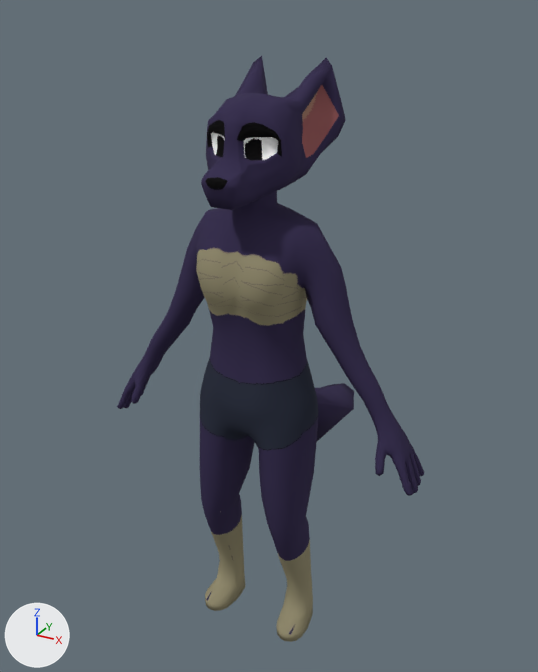
A saved change to the Blender file base/work/playermodel/playermodel v2 new.blend.
Before and after are seen from a 50 mm camera at (1.8, -3.16, 3.46) aimed at (-0.13, 0.34, 1.71). Arrows for +X, +Y and +Z are at lower left; the lights stay in place.

The scene before the commit, as lines of its bpy script (objects in view):
```python
me_cube_003 = bpy.data.meshes.new('Cube.003')
me_cube_003.from_pydata(...)  # 1662 vertices, 1633 faces; spans x 0.0..0.94, y -0.39..1.21, z 0.01..3.24
me_cube_003.polygons.foreach_set('use_smooth', [True] * 1633)
me_cube_003.materials.append(mat_body)  # picture img_body_tex_png
ob_body = bpy.data.objects.new('body', me_cube_003)
ob_body.location = (0.0, 0.0, 0.0)
_m = ob_body.modifiers.new('Mirror', 'MIRROR')
_m.use_clip = True
```
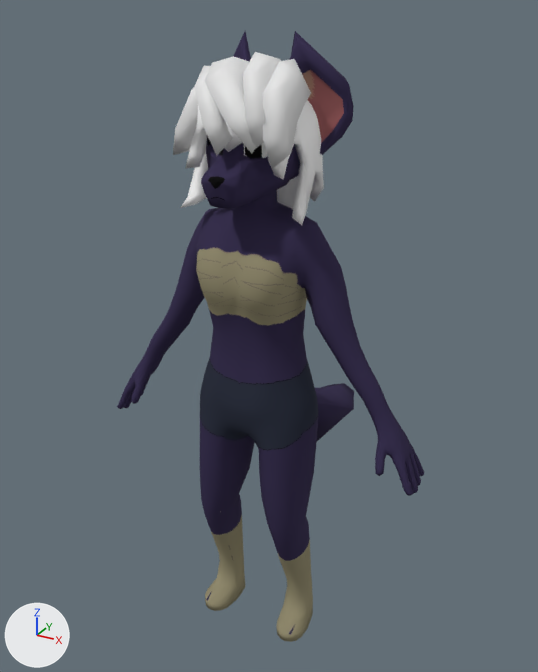
Changed parts and their boxes (x1, y1, x2, y2) in the pictures (538 x 672 px; the box of a moved part takes in the faces that stretch with it):
'body', reshaped: before (117, 56, 424, 642); after (117, 31, 424, 642)
'Plane.004', added: after (263, 59, 311, 169)
'Plane', added: after (205, 56, 256, 154)
'Plane.002', added: after (243, 52, 281, 149)
'Plane.001', added: after (195, 65, 232, 155)
'Plane.003', added: after (173, 87, 198, 155)
part 1 of me_cube_003, added: after (180, 100, 324, 225)
part 2 of me_cube_003, moved or reshaped: before (201, 56, 408, 476); after (201, 31, 408, 476)

Diff of the bpy script that builds the scene:
```diff
--- a/base/work/playermodel/playermodel v2 new.blend.py
+++ b/base/work/playermodel/playermodel v2 new.blend.py
@@ me_cube_003 @@
 # used by ob_body; location = (0.0, 0.0, 0.0)
-me_cube_003.from_pydata(...)  # 1662 vertices, 1633 faces; spans x 0.0..0.94, y -0.39..1.21, z 0.01..3.24
+me_cube_003.from_pydata(...)  # 1771 vertices, 1733 faces; spans x 0.0..0.94, y -0.39..1.21, z 0.01..3.37
+# me_cube_003 part 1: a new loose piece of 106 vertices spanning x 0.0..0.34, y -0.29..0.34, z 2.46..3.18, in mat_body (picture img_body_tex_png)
+# me_cube_003 part 2
+# 10 vertices are removed from x 0.03..0.9, y -0.38..-0.08, z 1.32..2.81
+# 43 faces are deleted
+# 57 vertices in x 0.0..0.23, y -0.28..0.22, z 2.66..3.06 move by (0.0, 0.0, 0.01)
+# 12 vertices in x 0.0..0.14, y -0.24..0.26, z 2.86..3.07 move by (0.0, 0.0, 0.02)
+# 7 vertices in x 0.04..0.22, y -0.38..-0.12, z 2.74..2.99 move by (-0.01, 0.0, 0.01)
+# 3 vertices in x 0.09..0.13, y -0.19..-0.16, z 2.87..3.0 move by (0.0, -0.01, 0.01)
+# 81 vertices move from x 0.0..0.9, y -0.39..0.39, z 1.33..3.24 to x 0.0..0.9, y -0.38..0.35, z 1.33..3.37
+# 13 vertices are added at x 0.0..0.9, y -0.39..-0.08, z 1.33..2.82
+# 45 new faces join them
 me_cube_003.materials.append(mat_body)
@@ me_plane_004 @@
+me_plane_004.from_pydata(...)  # 21 vertices, 22 faces; spans x -0.158..0.133, y -0.319..0.067, z 0.092..0.336
+me_plane_004.polygons.foreach_set('use_smooth', [True] * 22)
@@ me_plane_003 @@
+me_plane_003.from_pydata(...)  # 21 vertices, 22 faces; spans x -0.128..0.133, y -0.319..0.049, z 0.092..0.336
+me_plane_003.polygons.foreach_set('use_smooth', [True] * 22)
@@ ob_plane_004 @@
+ob_plane_004 = bpy.data.objects.new('Plane.004', me_plane_004)
+ob_plane_004.location = (0.115, 0.089, 2.865)
+ob_plane_004.rotation_euler = (0.164, 0.589, -0.0706)  # degrees (9.4, 34, -4)
+ob_plane_004.scale = (1.22, 1.22, 1.22)
@@ ob_plane_003 @@
+ob_plane_003 = bpy.data.objects.new('Plane.003', me_plane_003)
+ob_plane_003.location = (-0.412, 0.14, 2.914)
+ob_plane_003.rotation_euler = (0.0287, 1.081, -0.174)  # degrees (1.6, 62, -10)
+ob_plane_003.scale = (1.22, 1.22, 1.22)
@@ ob_plane_002 @@
+ob_plane_002 = bpy.data.objects.new('Plane.002', me_plane_003.copy())
+ob_plane_002.location = (0.012, 0.016, 2.87)
+ob_plane_002.rotation_euler = (-0.0301, 0.478, -0.048)  # degrees (-1.7, 27, -2.8)
+ob_plane_002.scale = (1.22, 1.22, 1.22)
@@ ob_plane_001 @@
+ob_plane_001 = bpy.data.objects.new('Plane.001', me_plane_003.copy())
+ob_plane_001.location = (-0.182, 0.009, 2.809)
+ob_plane_001.rotation_euler = (0.0, 0.309, 0.0)  # degrees (0, 18, 0)
+ob_plane_001.scale = (1.22, 1.22, 1.22)
@@ ob_plane @@
+ob_plane = bpy.data.objects.new('Plane', me_plane_003.copy())
+ob_plane.location = (0.0, 0.074, 2.758)
+ob_plane.scale = (1.51, 1.51, 1.51)
```
